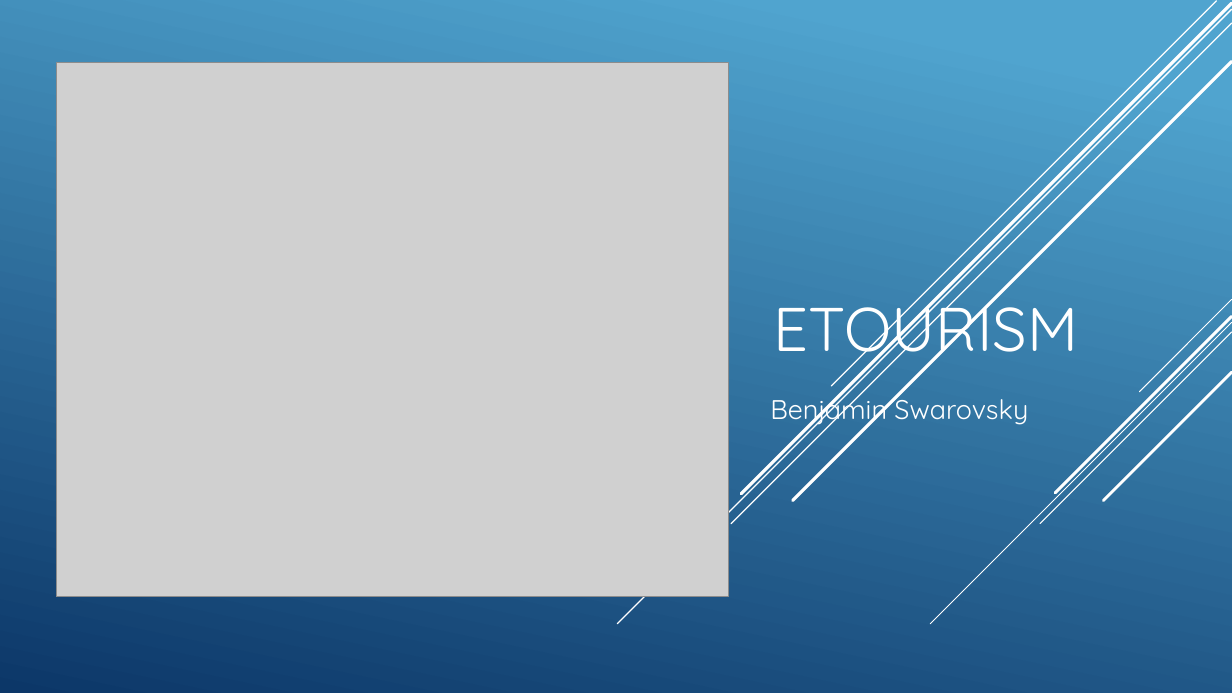
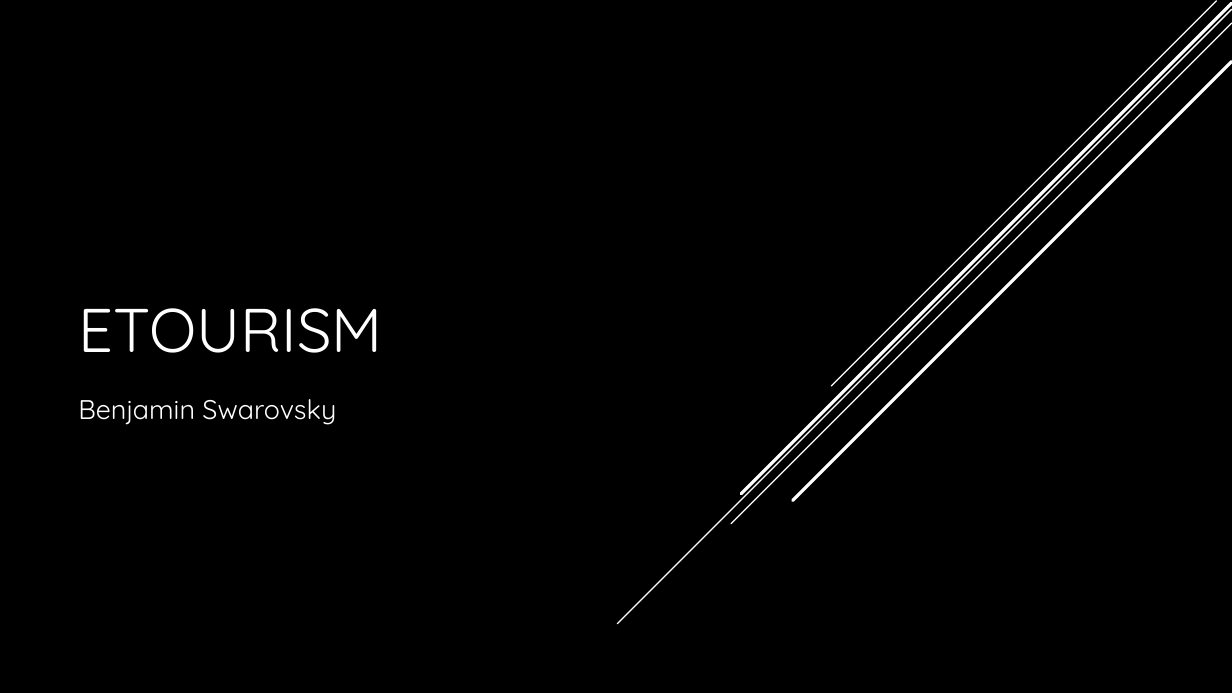
Before and after one commit to BenjaminS01/eTourism, a slide deck: slide 1 of Etourism1.pptx. Drawn at 1232x693 pixels with LibreOffice and Linux fonts; fonts in the diff are those of the drawing; grey boxes stand for pictures; background and template pictures are left out. Boxes give left, top, right and bottom in pixels: in the first picture for what was removed or moved away, otherwise in the second. Text is boxed around its words. In the diff, an @@ line names an element or a change of style, - is before the commit and + after.

```diff
--- a/Etourism1.pptx
+++ b/Etourism1.pptx
@@ background gradient #51A5CF to #0D3868 to picture (left out) @@
@@ picture removed at box(56, 63, 728, 597) @@
@@ snip diag rect removed at box(64, 63, 728, 597) @@
@@ title "ETOURISM" rewrapped from box(774, 288, 1078, 368) to box(78, 308, 382, 353) @@
@@ subtitle "Benjamin Swarovsky" rewrapped from box(770, 392, 1028, 427) to box(78, 399, 336, 425) @@
@@ group removed at box(931, 299, 1232, 624): 5 lines @@
```
Also in this commit, not shown: 12 other slides changed, 2 slides removed, 1 other file.
